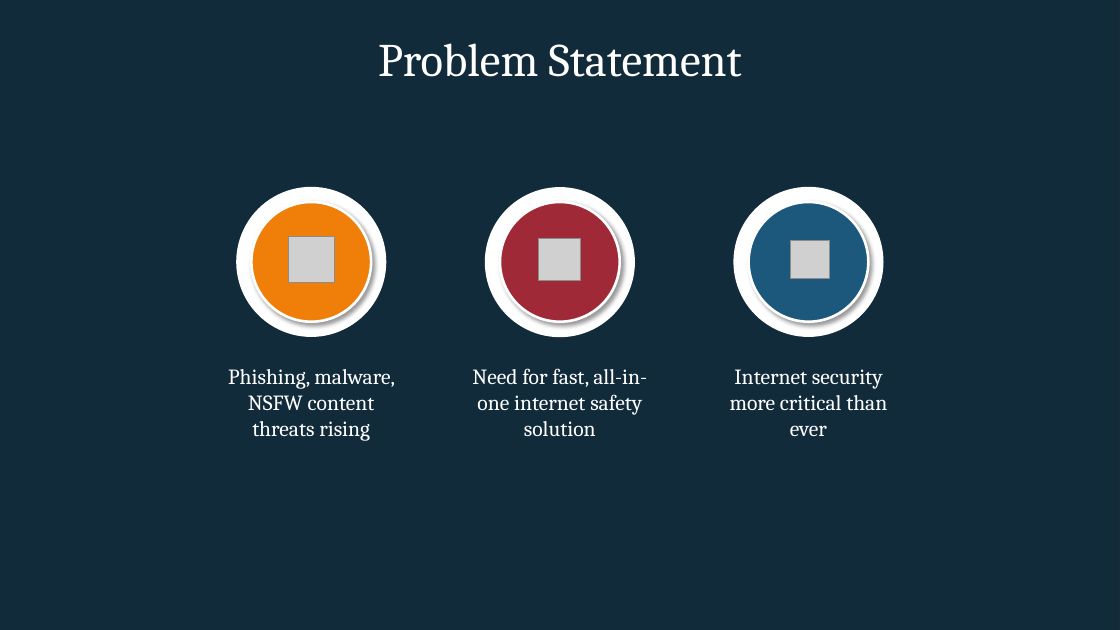
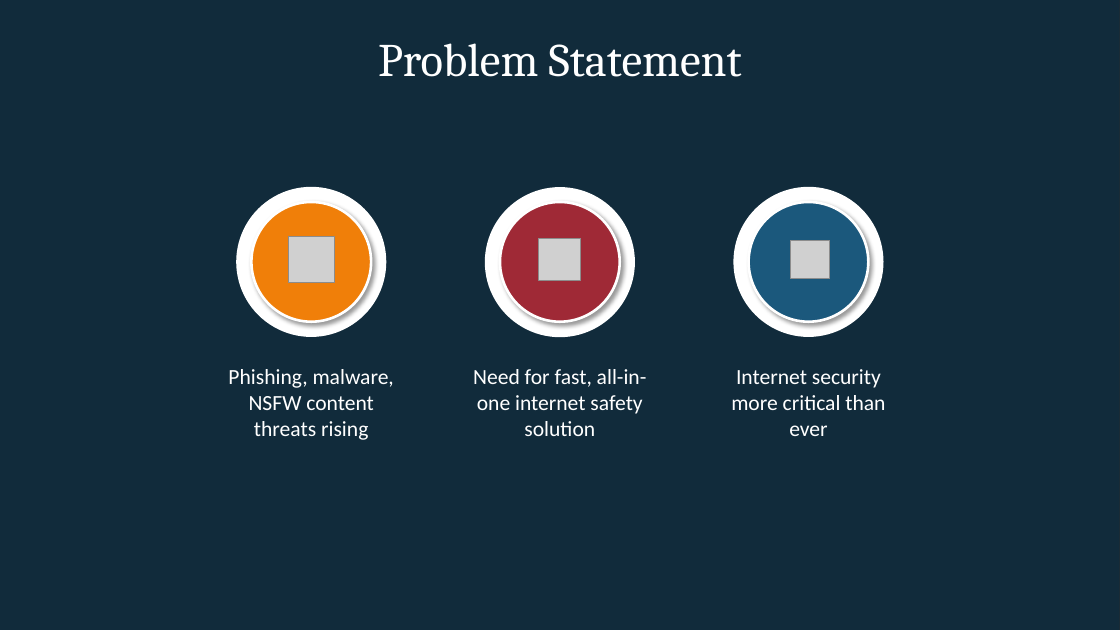
Before and after one commit to HragBankian/Secure_Go, a slide deck: slide 2 of SecureGO.pptx. Drawn at 1120x630 pixels with LibreOffice and Linux fonts; fonts in the diff are those of the drawing; grey boxes stand for pictures; background and template pictures are left out; a plain dark background stands for a picture behind light text. Boxes give left, top, right and bottom in pixels: in the first picture for what was removed or moved away, otherwise in the second. Text is boxed around its words. In the diff, an @@ line names an element or a change of style, - is before the commit and + after.

```diff
--- a/SecureGO.pptx
+++ b/SecureGO.pptx
@@ font Cambria to Calibri in 3 elements at (x1=228, y1=369, x2=394, y2=440), (x1=473, y1=369, x2=647, y2=436), (x1=731, y1=369, x2=885, y2=436) @@
```
Also in this commit, not shown: 3 other slides changed, 1 slide added.
